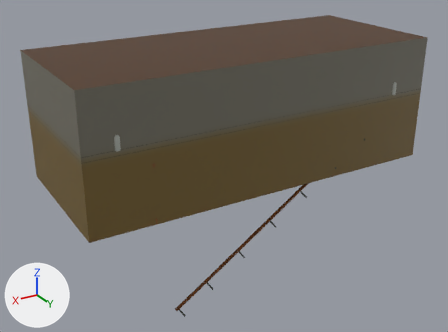
The Blender file concept-art/flur_oben.blend: old version first, new version second.
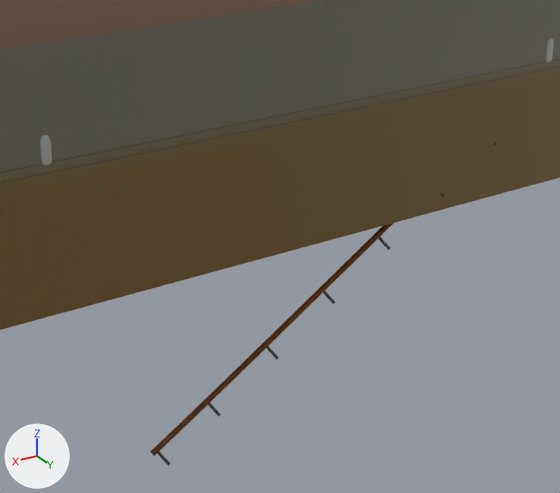
Old and new are each drawn whole from a 50 mm camera at (7.0, 9.96, 5.0) aimed at (1.03, 0.0, 0.03) and again close up on the part from 21% to 89% of the width and 18% to 100% of the height. Arrows for +X, +Y and +Z are at lower left; the lights stay in place.
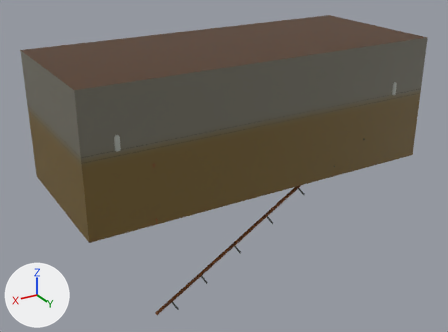
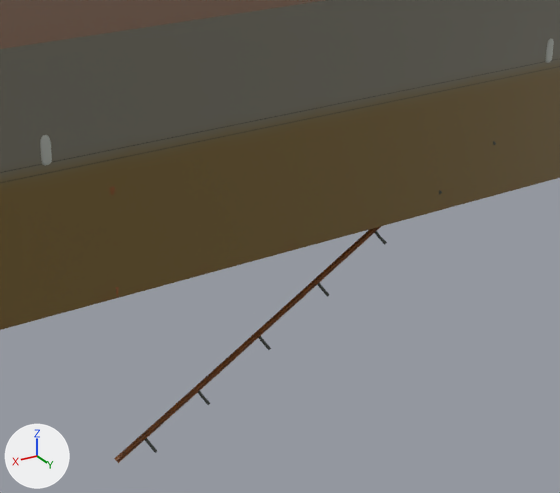
Changed parts and their boxes [x1, y1, x2, y2] in the close-ups (560 x 493 px):
'Plane.002', reshaped (9% wider)
    before: [150, 223, 394, 456]
    after: [114, 226, 381, 463]
'Plane.012', moved
    before: [157, 451, 170, 466]
    after: [145, 438, 157, 453]
'Plane.011', moved
    before: [208, 403, 221, 417]
    after: [198, 391, 210, 405]
'Plane.010', moved
    before: [267, 346, 279, 359]
    after: [259, 336, 271, 350]
'Plane.009', moved
    before: [323, 291, 335, 304]
    after: [317, 283, 330, 297]
'Plane.006', moved
    before: [378, 236, 390, 250]
    after: [375, 231, 387, 245]

The change, as a diff of the scene's bpy script:
```diff
--- a/concept-art/flur_oben.blend.py
+++ b/concept-art/flur_oben.blend.py
@@ cu_beziercurve @@
 _sp = cu_beziercurve.splines.new('BEZIER'); _sp.bezier_points.add(4)
-_sp.bezier_points.foreach_set('co', [0.0543, -0.000109, -0.174, -0.0252, -0.000109, -0.302, -0.142, -0.000109, -0.232, -0.0328, -0.000109, -0.0804, 4.763, -0.000109, 0.702])
-_sp.bezier_points.foreach_set('handle_left', [0.0321, -0.000109, -0.0999, 0.0272, -0.000109, -0.291, -0.128, -0.000109, -0.28, -0.114, -0.000109, -0.0959, 3.778, -0.000109, 0.525])
-_sp.bezier_points.foreach_set('handle_right', [0.0713, -0.000109, -0.232, -0.0775, -0.000109, -0.312, -0.158, -0.000109, -0.176, 1.566, -0.000109, 0.181, 5.747, -0.000109, 0.879])
+_sp.bezier_points.foreach_set('co', [0.0717, -0.000109, -0.158, -0.00226, -0.000109, -0.281, -0.136, -0.000109, -0.227, -0.0326, -0.000109, -0.0803, 5.121, -0.000109, 1.029])
+_sp.bezier_points.foreach_set('handle_left', [0.0401, -0.000109, -0.0926, 0.0538, -0.000109, -0.267, -0.116, -0.000109, -0.269, -0.12, -0.000109, -0.101, 4.065, -0.000109, 0.786])
+_sp.bezier_points.foreach_set('handle_right', [0.096, -0.000109, -0.209, -0.0583, -0.000109, -0.295, -0.16, -0.000109, -0.177, 1.685, -0.000109, 0.289, 6.177, -0.000109, 1.271])
 for _p, _l, _r in zip(_sp.bezier_points, ['ALIGNED', 'ALIGNED', 'ALIGNED', 'FREE', 'ALIGNED'], ['ALIGNED', 'ALIGNED', 'ALIGNED', 'VECTOR', 'ALIGNED']): _p.handle_left_type = _l; _p.handle_right_type = _r
@@ ob_plane_006 @@
 ob_plane_006 = bpy.data.objects.new('Plane.006', me_plane_004)
-ob_plane_006.location = (0.13, 1.47, -0.13)
+ob_plane_006.location = (0.18, 1.47, -0.06)
 ob_plane_006.rotation_euler = (0.0, 1.289, 0.0)  # degrees (0, 74, 0)
@@ ob_plane_009 @@
 ob_plane_009 = bpy.data.objects.new('Plane.009', me_plane_004)
-ob_plane_009.location = (0.83, 1.47, -0.59)
+ob_plane_009.location = (0.9, 1.47, -0.48)
 ob_plane_009.rotation_euler = (0.0, 1.289, 0.0)  # degrees (0, 74, 0)
@@ ob_plane_010 @@
 ob_plane_010 = bpy.data.objects.new('Plane.010', me_plane_004)
-ob_plane_010.location = (1.53, 1.47, -1.04)
+ob_plane_010.location = (1.62, 1.47, -0.9)
 ob_plane_010.rotation_euler = (0.0, 1.289, 0.0)  # degrees (0, 74, 0)
@@ ob_plane_011 @@
 ob_plane_011 = bpy.data.objects.new('Plane.011', me_plane_004)
-ob_plane_011.location = (2.23, 1.47, -1.5)
+ob_plane_011.location = (2.34, 1.47, -1.32)
 ob_plane_011.rotation_euler = (0.0, 1.289, 0.0)  # degrees (0, 74, 0)
@@ ob_plane_012 @@
 ob_plane_012 = bpy.data.objects.new('Plane.012', me_plane_004)
-ob_plane_012.location = (2.82, 1.47, -1.88)
+ob_plane_012.location = (2.95, 1.47, -1.67)
 ob_plane_012.rotation_euler = (0.0, 1.289, 0.0)  # degrees (0, 74, 0)
```
